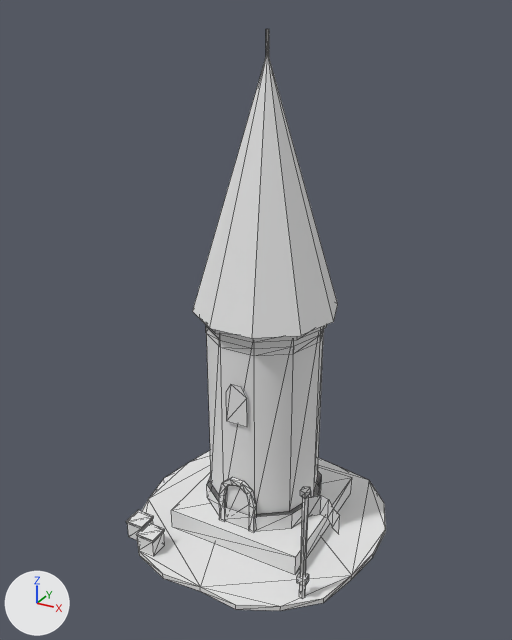
The glTF model sample_project/assets/3d/buildings/franks/watch_tower.glb as it was, and as the next commit left it.
The view is the same before and after, from a 50 mm camera at (4.09, -7.61, 7.05) aimed at (-0.05, -0.08, 3.28). The axes (+X, +Y, +Z) are drawn at lower left. The lights are the same throughout. The older version comes first. Mesh edges are drawn as thin lines. Vertices at exactly the same position are counted once.

Objects in the first picture: 'franks_watch_tower'.
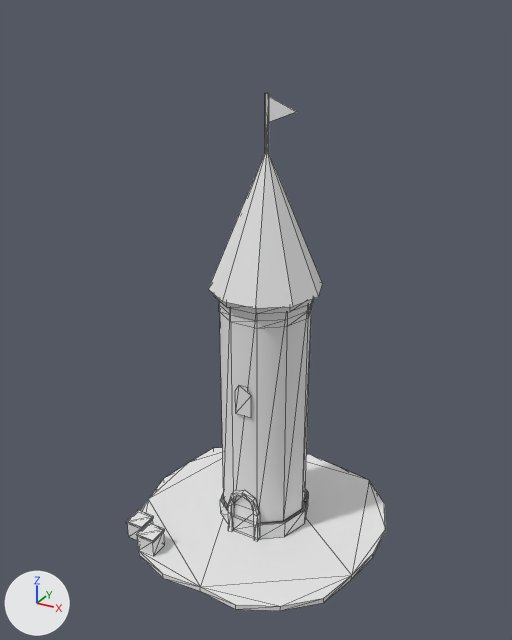
What differs and where, as boxes (x1, y1, x2, y2) in the pictures (512 x 640 px; the box of a moved part takes in the faces that stretch with it):
'franks_watch_tower', reshaped (11% shorter): before (126, 29, 386, 611); after (126, 93, 386, 611)
part 1 of me_franks_watch_tower, moved or reshaped: before (207, 472, 322, 531); after (220, 489, 309, 539)
part 2 of me_franks_watch_tower, moved or reshaped: before (206, 325, 324, 514); after (219, 301, 312, 523)
part 3 of me_franks_watch_tower, moved or reshaped: before (212, 325, 327, 342); after (214, 295, 315, 314)
part 4 of me_franks_watch_tower, moved or reshaped: before (206, 327, 324, 356); after (219, 304, 312, 328)
part 5 of me_franks_watch_tower, moved or reshaped: before (226, 384, 247, 427); after (235, 386, 251, 418)
part 6 of me_franks_watch_tower, moved or reshaped: before (193, 56, 338, 338); after (209, 152, 322, 308)
part 7 of me_franks_watch_tower, moved or reshaped (not visible afterwards): before (266, 29, 269, 57)
part 8 of me_franks_watch_tower, added: after (228, 490, 260, 541)
part 9 of me_franks_watch_tower, deleted: before (219, 477, 256, 532)
part 10 of me_franks_watch_tower, deleted: before (300, 487, 311, 499)
part 11 of me_franks_watch_tower, deleted: before (308, 496, 340, 534)
part 12 of me_franks_watch_tower, deleted: before (299, 498, 309, 599)
part 13 of me_franks_watch_tower, deleted: before (297, 573, 309, 586)
part 14 of me_franks_watch_tower, deleted: before (171, 467, 352, 575)
part 15 of me_franks_watch_tower, added: after (265, 93, 296, 153)

Diff of the bpy script that builds the scene:
```diff
--- a/sample_project/assets/3d/buildings/franks/watch_tower.glb.py
+++ b/sample_project/assets/3d/buildings/franks/watch_tower.glb.py
@@ me_franks_watch_tower @@
-me_franks_watch_tower.from_pydata(...)  # 255 vertices, 309 faces; spans x -1.8..1.77, y -1.74..1.75, z 0.0..6.83
+me_franks_watch_tower.from_pydata(...)  # 216 vertices, 260 faces; spans x -1.8..1.77, y -1.74..1.75, z 0.0..6.13
+# me_franks_watch_tower part 1: the loose piece of 20 vertices spanning x -0.86..0.86, y -0.72..0.92, z 0.38..0.63 is scaled about its middle by (0.775, 0.775, 1), then moved by (0.0, 0.0, -0.3)
+# me_franks_watch_tower part 2: the loose piece of 20 vertices spanning x -0.8..0.8, y -0.66..0.86, z 0.63..3.38 is scaled about its middle by (0.775, 0.775, 1.22)
+# me_franks_watch_tower part 3: the loose piece of 20 vertices spanning x -0.88..0.88, y -0.74..0.94, z 3.3..3.4 is scaled about its middle by (0.775, 0.775, 1), then moved by (0.0, 0.0, 0.3)
+# me_franks_watch_tower part 4: the loose piece of 20 vertices spanning x -0.81..0.81, y -0.67..0.87, z 3.08..3.18 is scaled about its middle by (0.775, 0.775, 1), then moved by (0.0, 0.0, 0.3)
+# me_franks_watch_tower part 5: the loose piece of 6 vertices spanning x -0.16..0.16, y -0.7, z 2.03..2.61 is scaled about its middle by (0.775, 1, 0.775), then moved by (0.0, 0.18, -0.04)
+# me_franks_watch_tower part 6: the loose piece of 11 vertices spanning x -0.98..0.98, y -0.83..1.03, z 3.4..6.6 is scaled about its middle by (0.775, 0.775, 0.563), then moved by (0.0, 0.0, -0.4)
+# me_franks_watch_tower part 7: the loose piece of 8 vertices spanning x -0.02..0.02, y 0.08..0.12, z 6.53..6.83 is moved by (0.0, 0.0, -1.1)
+# me_franks_watch_tower part 8: a new loose piece of 28 vertices spanning x -0.24..0.24, y -0.57..-0.5, z 0.08..0.84
+# me_franks_watch_tower part 9: the loose piece of 32 vertices spanning x -0.28..0.28, y -0.74..-0.68, z 0.38..1.15 is deleted
+# me_franks_watch_tower part 10: the loose piece of 10 vertices spanning x 1.19..1.32, y -1.27..-1.13, z 1.68..1.76 is deleted
+# me_franks_watch_tower part 11: the loose piece of 10 vertices spanning x 1.29..1.74, y -1.32..-1.09, z 1.38..1.66 is deleted
+# me_franks_watch_tower part 12: the loose piece of 10 vertices spanning x 1.22..1.29, y -1.24..-1.16, z 0.08..1.68 is deleted
+# me_franks_watch_tower part 13: the loose piece of 8 vertices spanning x 1.19..1.31, y -1.26..-1.14, z 0.33..0.43 is deleted
+# me_franks_watch_tower part 14
+# 8 vertices are removed from x -1.0..1.0, y -0.9..1.1, z 0.08..0.38
+# 10 faces are deleted
+# me_franks_watch_tower part 15
+# 11 vertices are added at x -0.03..0.4, y 0.07..0.13, z 5.43..6.13
+# 1 new face joins them, mat_team_trim (white #e7e7e7)
+# 8 new faces join them, mat_pe_wooddark (white #e7e7e7)
 me_franks_watch_tower.materials.append(mat_pe_dirt)
-me_franks_watch_tower.materials.append(mat_pe_stonegrey)  # white #e7e7e7
 me_franks_watch_tower.materials.append(mat_pe_stonewarm)
@@ me_franks_watch_tower @@
 me_franks_watch_tower.materials.append(mat_pe_wooddark)
-me_franks_watch_tower.materials.append(mat_pe_banner_franks)  # white #e7e7e7
 me_franks_watch_tower.materials.append(mat_pe_woodlight)
```
